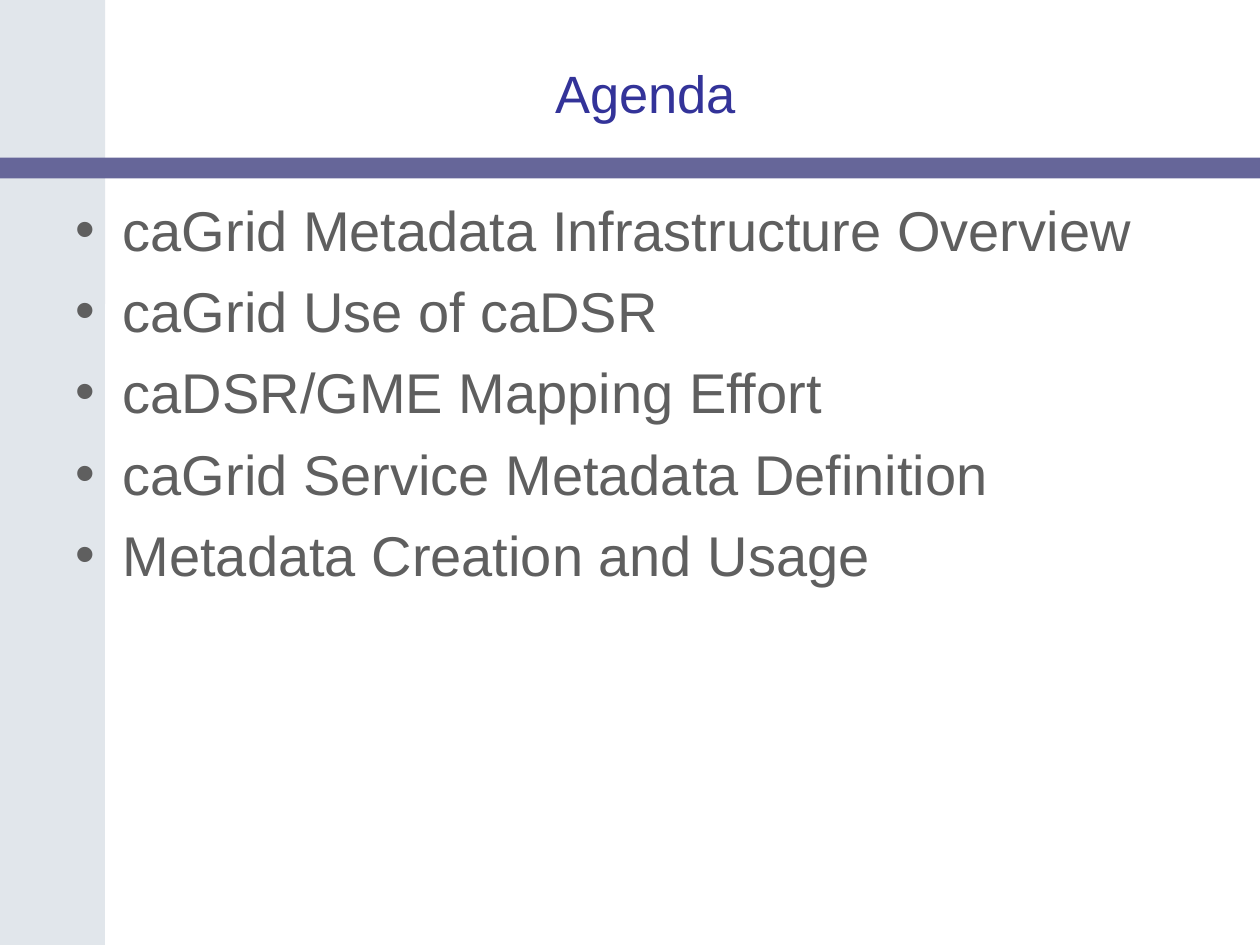
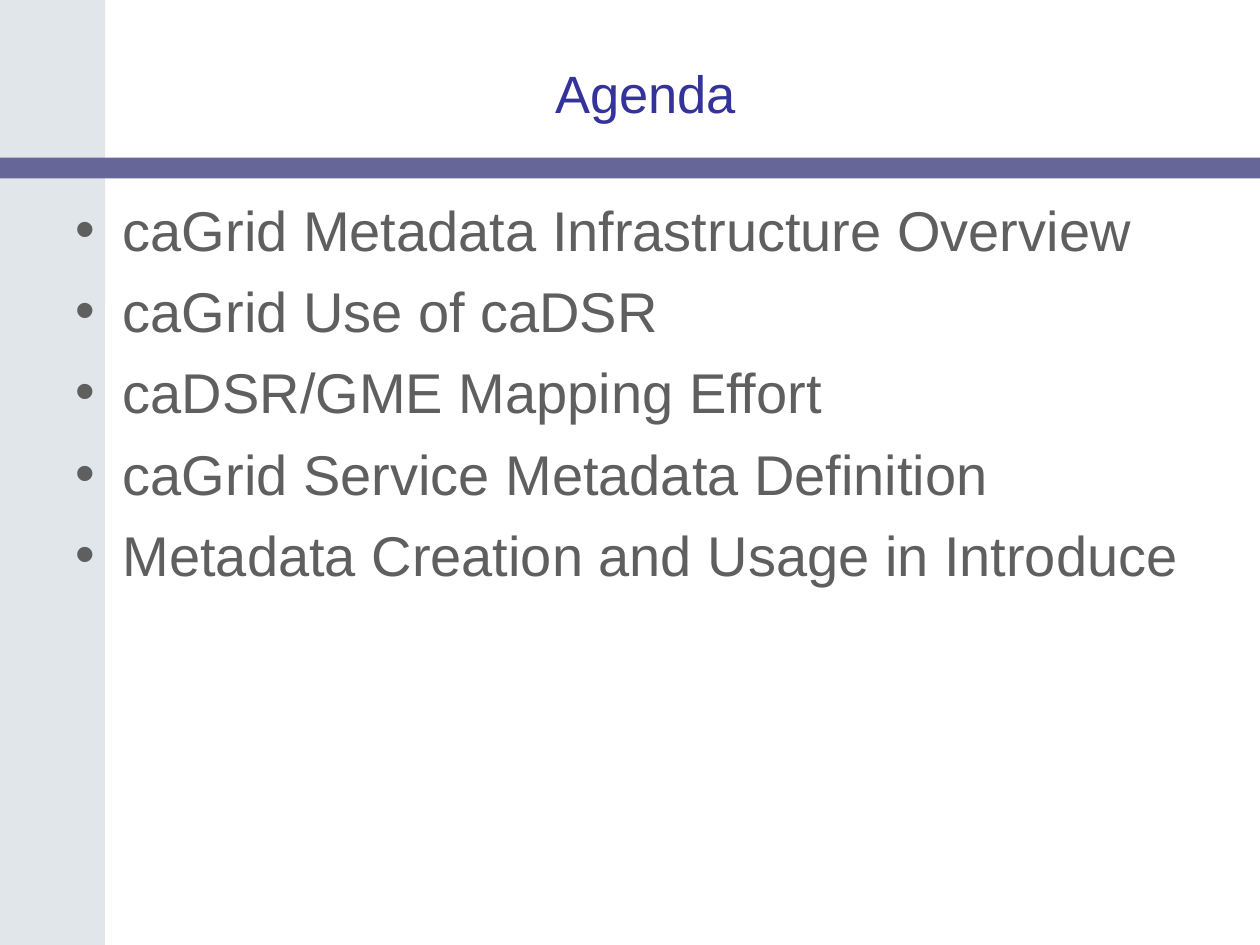
Before and after one commit to NCIP/cagrid-portal, a slide deck: slide 2 of cagrid-1-0/Documentation/presentations/200607_VCDE_ARCH/caGrid-1.0_Beta_Metadata.ppt. Drawn at 1260x945 pixels with LibreOffice and Linux fonts; fonts in the diff are those of the drawing; background and template pictures are left out. Boxes give left, top, right and bottom in pixels: in the first picture for what was removed or moved away, otherwise in the second. Text is boxed around its words. In the diff, an @@ line names an element or a change of style, - is before the commit and + after.

Commit message:
added introduce slides

```diff
--- a/cagrid-1-0/Documentation/presentations/200607_VCDE_ARCH/caGrid-1.0_Beta_Metadata.ppt
+++ b/cagrid-1-0/Documentation/presentations/200607_VCDE_ARCH/caGrid-1.0_Beta_Metadata.ppt
@@ text at (123,535,1177,587): text changed @@
-• Metadata Creation and Usage
+• Metadata Creation and Usage in Introduce
```
Also in this commit, not shown: 3 other slides changed, 7 slides added, 2 slides removed.
